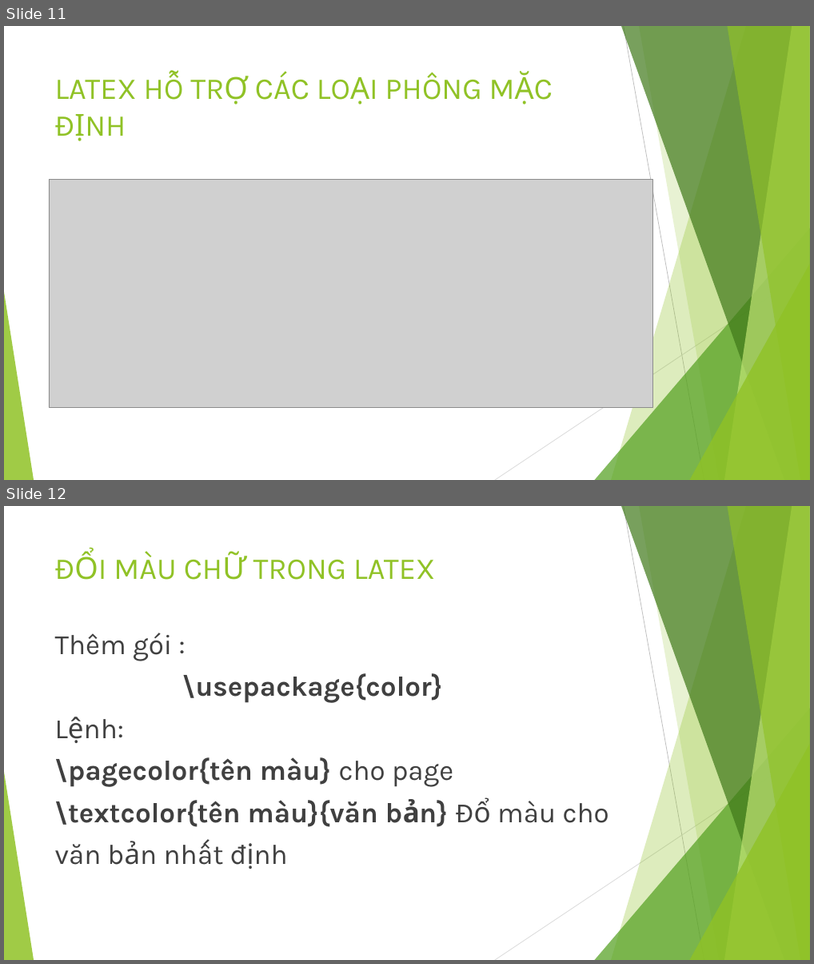
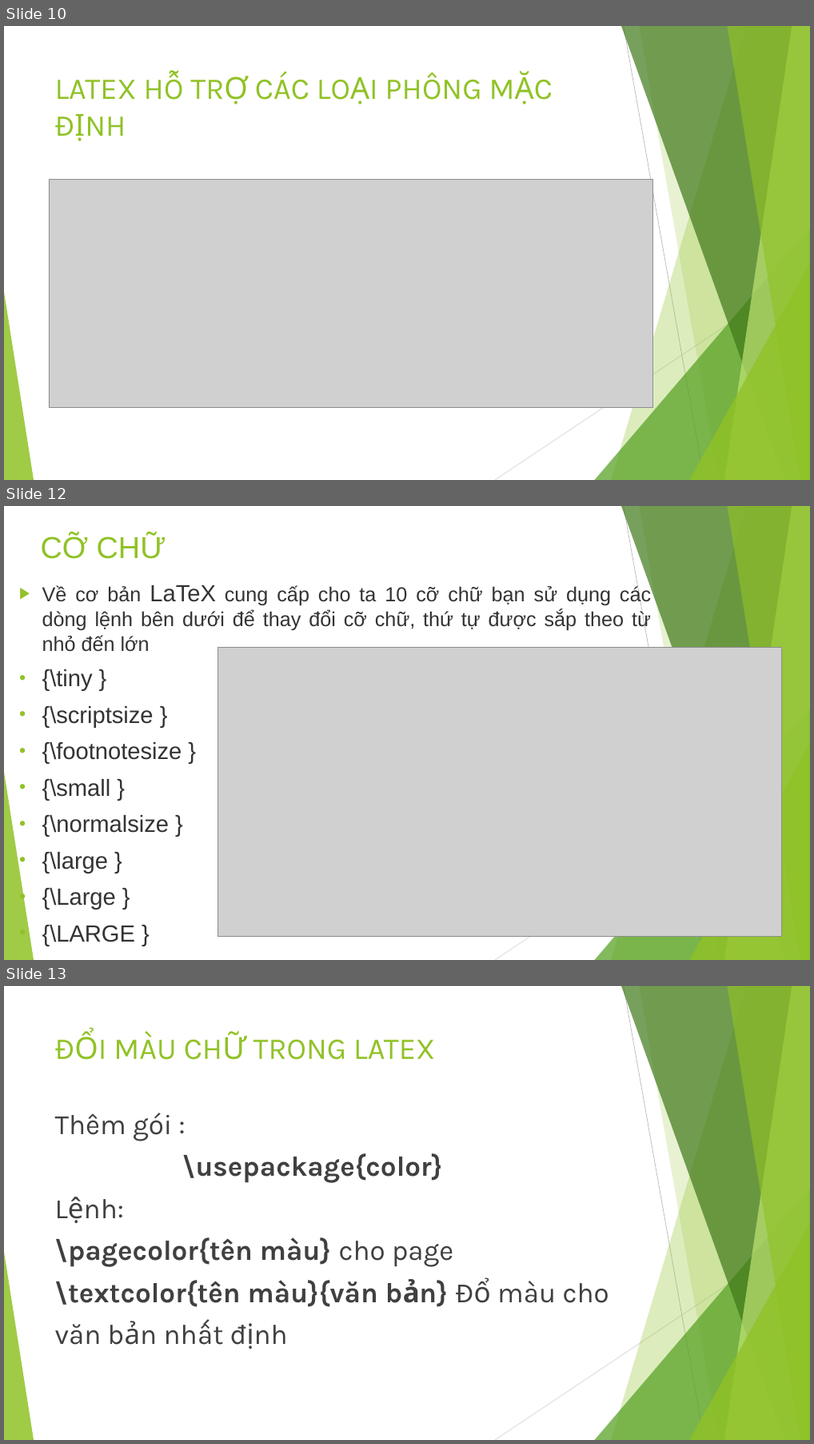
Before and after one commit to tientran0826/LaTeX, a slide deck: Bài 2/LATEX_CO_BAN_BAI_2.pptx. Shown one above the other, each under a label of ours: slides 11 and 12 before the commit, slides 10, 12 and 13 after it; the slides between them are not shown. The pictures are 814x964 and 814x1444 pixels, drawn with LibreOffice and Linux fonts; fonts in the diff are those of the drawing; grey boxes stand for pictures. Boxes give left, top, right and bottom in pixels: in the first picture for what was removed or moved away, otherwise in the second. Text is boxed around its words. In the diff, an @@ line names an element or a change of style, - is before the commit and + after.

```diff
--- a/Bài 2/LATEX_CO_BAN_BAI_2.pptx
+++ b/Bài 2/LATEX_CO_BAN_BAI_2.pptx
@@ slide 12 added at <box>4,506,810,960</box>, background #FFFFFF; not listed: 10 template elements that a slide beside it also shows @@
@@ title added at <box>41,534,166,559</box>, 36 pt, text #90C226 @@
+CỠ CHỮ
@@ text added at <box>42,585,651,946</box>, 27.8 pt, text #333333 @@
+▶ Về cơ bản LaTeX cung cấp cho ta 10 cỡ chữ bạn sử dụng các dòng lệnh bên dưới để thay đổi cỡ chữ, thứ tự được sắp theo từ nhỏ đến lớn
+• {\tiny }
+• {\scriptsize }
+• {\footnotesize }
+• {\small }
+• {\normalsize }
+• {\large }
+• {\Large }
+• {\LARGE }
+• {\huge }
+• {\Huge }
@@ picture added at <box>218,647,782,936</box> @@
@@ what was slide 11 is now slide 10 @@
@@ what was slide 12 is now slide 13 @@
```
Also in this commit, not shown: 5 slides changed, 6 other slides added, 3 slides removed.
